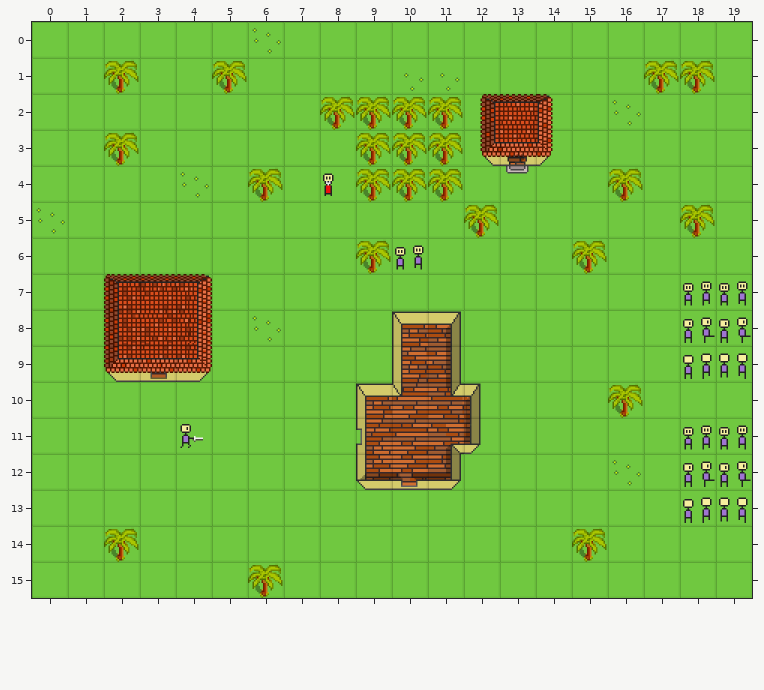
Tiled map, stored at tests/mapeditor/map.tmx. The picture above was drawn from the file before the commit.
Cells are 48x48 px. Shown: x 0..19, y 0..15.
After:
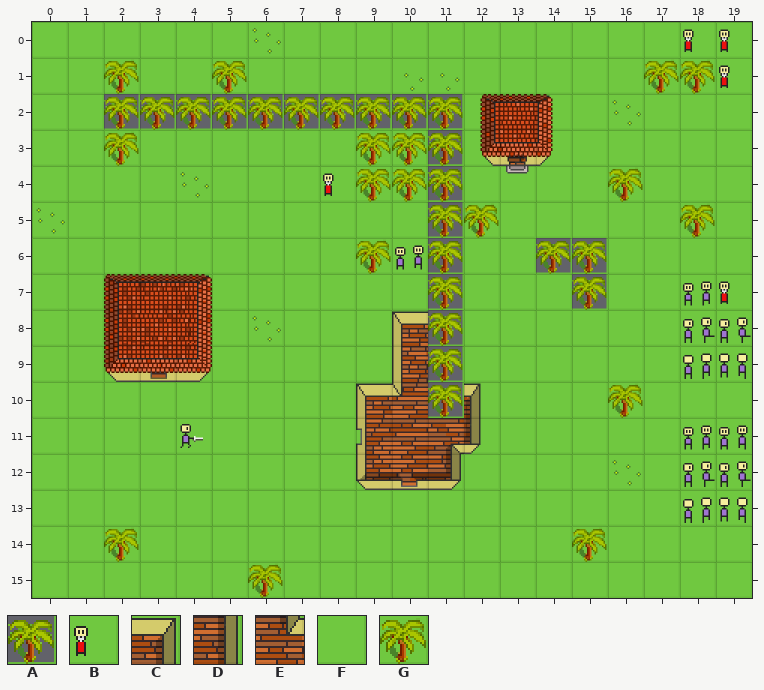
Key: from "Ground": A 0; from "tiles": B 16, C 25, D 28, E 49, F 63, G 116.
_ is an empty cell.
Tiles of an added or newly shown layer are drawn over the layers below it.
From the commit log: Implemented basic collision detection in the map reader.
From old to new:
Layer "background":
y 2: x 2..11 FFFFFFGGFF -> AAAAAAAAAA
y 3: x 11 F -> A
y 4: x 6 G -> F; x 11 F -> A
y 5: x 11 F -> A
y 6: x 11 F -> A; x 14..15 FG -> AA
y 7: x 11 F -> A; x 15 F -> A
y 8: x 11 C -> A
y 9: x 11 D -> A
y 10: x 11 E -> A
Layer "Tile Layer 3" (now shown):
y 0: x 18..19 __ -> BB
y 1: x 19 _ -> B
y 7: x 19 _ -> B
Boxes around the changes in both pictures, in picture pixels (x1, y1, x2, y2):
added: (683, 29, 730, 88)
changed: (104, 94, 464, 418)
changed: (536, 238, 607, 310)
added: (719, 281, 748, 306)
